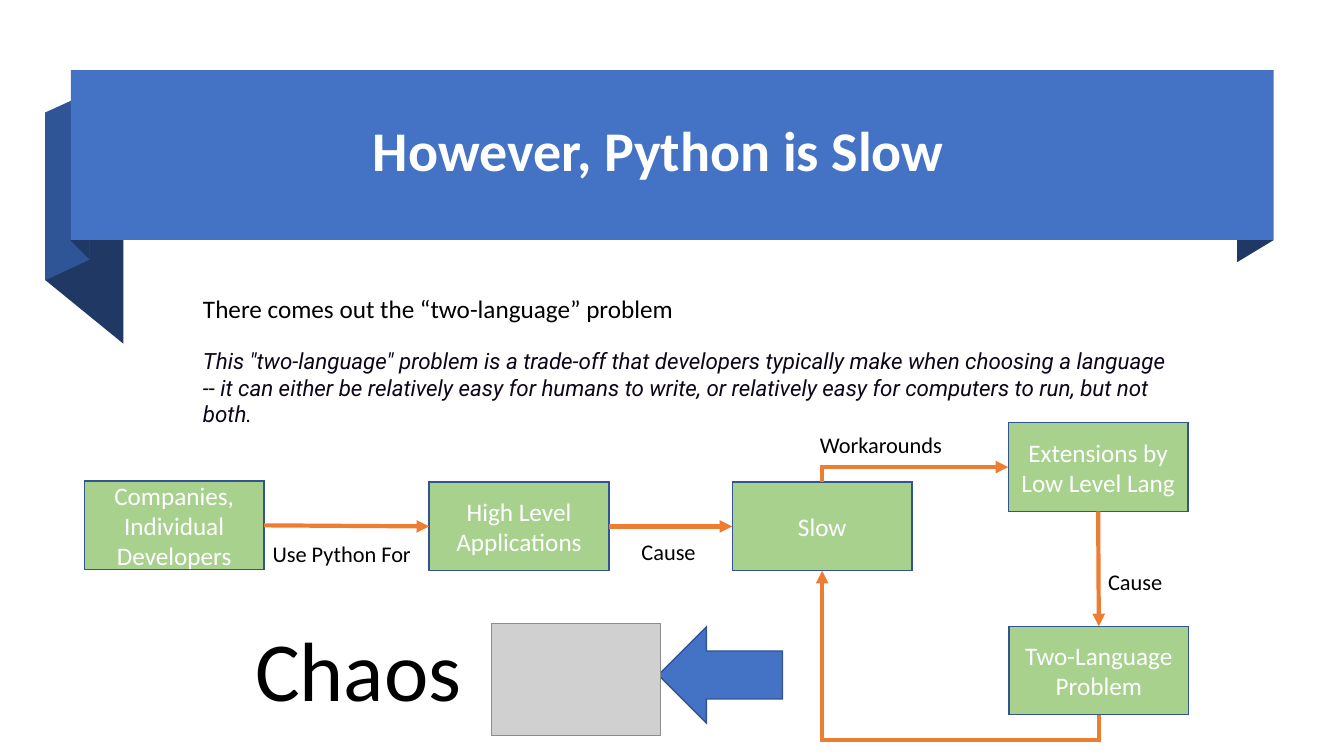
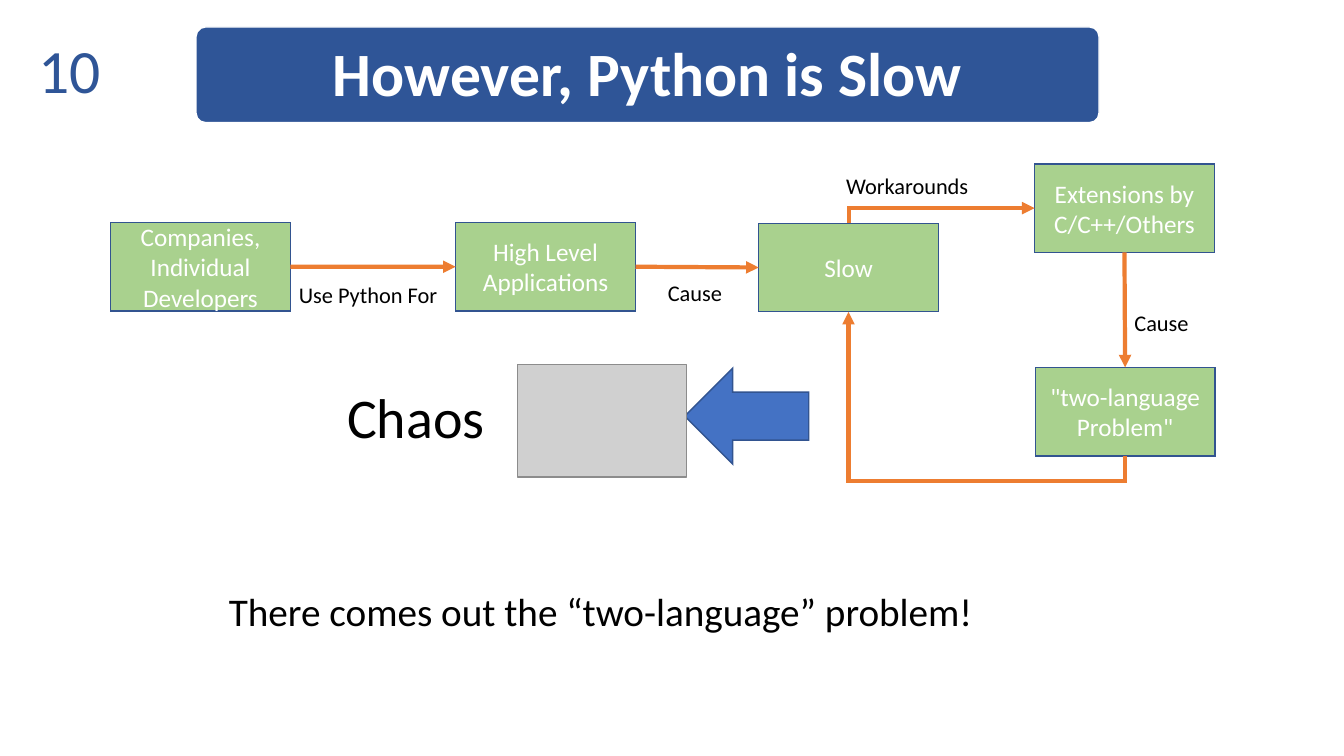
Before and after one commit to thautwarm/diojit, a slide deck: slide 10 of docs/Taine.pptx (slide 12 before the commit). Drawn at 1344x756 pixels with LibreOffice and Linux fonts; fonts in the diff are those of the drawing; grey boxes stand for pictures. Boxes give left, top, right and bottom in pixels: in the first picture for what was removed or moved away, otherwise in the second. Text is boxed around its words. In the diff, an @@ line names an element or a change of style, - is before the commit and + after.

```diff
--- a/docs/Taine.pptx
+++ b/docs/Taine.pptx
@@ rounded rectangle "However, Python is Slow" resized from (x1=373, y1=131, x2=944, y2=180) to (x1=196, y1=27, x2=1099, y2=123) @@
@@ rounded rectangle "However, Python is Slow" at (x1=196, y1=27, x2=1099, y2=123): size 40 to 44 pt; line spacing 0.9 to 1; vertical alignment middle to top; fill none to #2F5597; outline none to #FFFFFF 1 pt @@
@@ page number added at (x1=38, y1=53, x2=100, y2=94), 44 pt, text #2F5597 @@
+10
@@ rectangle removed at (x1=71, y1=71, x2=1273, y2=241) @@
@@ freeform shape removed at (x1=72, y1=71, x2=90, y2=259) @@
@@ freeform shape removed at (x1=1237, y1=71, x2=1273, y2=263) @@
@@ freeform shape removed at (x1=45, y1=113, x2=124, y2=344) @@
@@ freeform shape removed at (x1=45, y1=93, x2=90, y2=281) @@
@@ rectangle added at (x1=1034, y1=164, x2=1214, y2=253), fill #A9D18E, outline #325491 1 pt, 18 pt, text #FFFFFF @@
+Extensions by
+C/C++/Others
@@ 4 rectangles, 4 texts, 3 arrows, 2 elbow arrows, 1 picture, 1 left arrow moved together from (x1=85, y1=437, x2=1189, y2=740) to (x1=111, y1=178, x2=1215, y2=481) @@
@@ text removed at (x1=203, y1=352, x2=1166, y2=423) @@
-This "two-language" problem is a trade-off that developers typically make when choosing a language -- it can either be relatively easy for humans to write, or relatively easy for computers to run, but not both.
@@ text "Chaos" moved from (x1=255, y1=642, x2=461, y2=702) to (x1=347, y1=399, x2=484, y2=439) @@
@@ text "Chaos" at (x1=347, y1=399, x2=484, y2=439): size 60 to 40 pt @@
@@ text in rectangle at (x1=1050, y1=388, x2=1200, y2=436): text changed @@
-Two-Language Problem
+"two-language Problem"
@@ rectangle removed at (x1=1008, y1=423, x2=1188, y2=512) @@
-Extensions by
-Low Level Lang
@@ text at (x1=229, y1=598, x2=972, y2=633): text changed; size 18 to 28 pt @@
-There comes out the “two-language” problem
+There comes out the “two-language” problem!
```
Also in this commit, not shown: 40 other slides changed, 20 slides added, 15 slides removed, 4 other files.
